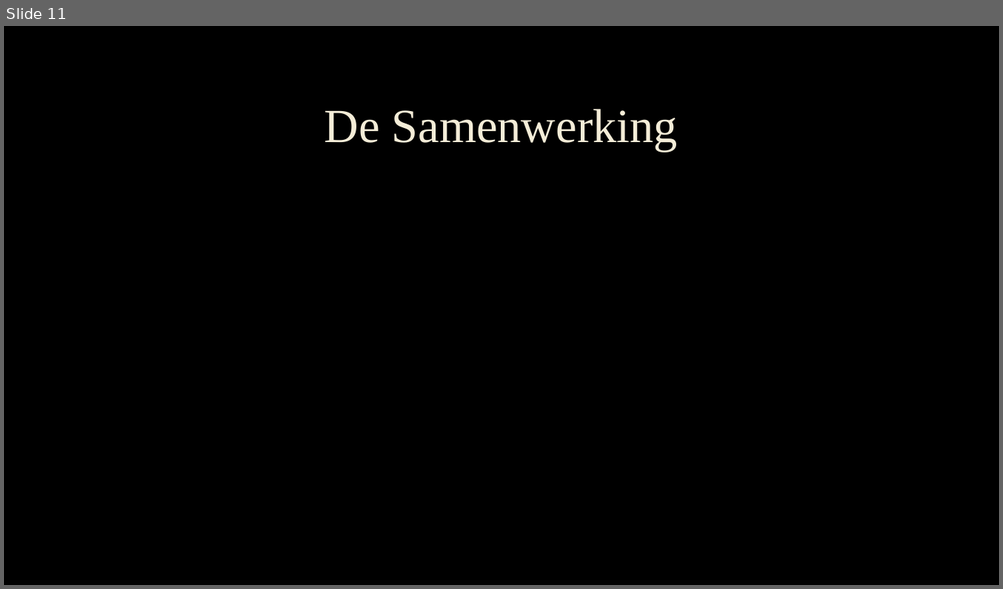
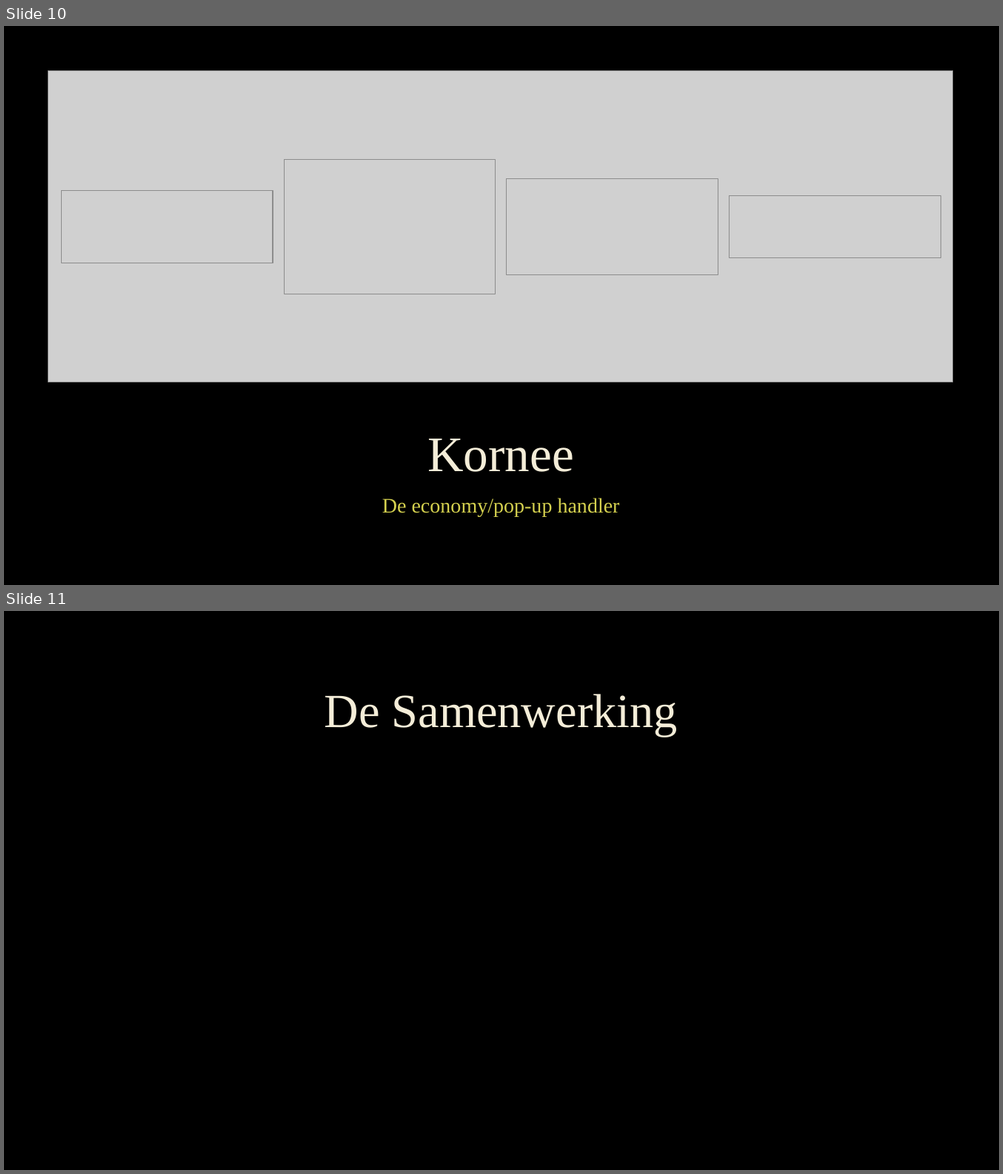
Before and after one commit to JustMeGameDev/Tower-defance, a slide deck: pptx.pptx. Shown one above the other, each under a label of ours: slide 11 before the commit, slides 10 and 11 after it. The pictures are 1003x589 and 1003x1174 pixels, drawn with LibreOffice and Linux fonts; fonts in the diff are those of the drawing; grey boxes stand for pictures; background and template pictures are left out. Boxes give left, top, right and bottom in pixels: in the first picture for what was removed or moved away, otherwise in the second. Text is boxed around its words. In the diff, an @@ line names an element or a change of style, - is before the commit and + after.

Commit message:
kornee

```diff
--- a/pptx.pptx
+++ b/pptx.pptx
@@ slide 10 added at (x1=4, y1=26, x2=999, y2=585), background picture (left out) @@
@@ picture added at (x1=48, y1=70, x2=952, y2=382) @@
@@ picture added at (x1=284, y1=159, x2=495, y2=295) @@
@@ picture added at (x1=506, y1=179, x2=718, y2=275) @@
@@ picture added at (x1=62, y1=190, x2=273, y2=264) @@
@@ picture added at (x1=729, y1=195, x2=941, y2=258) @@
@@ title added at (x1=427, y1=439, x2=574, y2=472), 48 pt, text #F4EDD8 @@
+Kornee
@@ text added at (x1=382, y1=498, x2=620, y2=517), 20 pt, text #D5D14F @@
+De economy/pop-up handler
```
Also in this commit, not shown: 3 slides changed, 1 slide removed, 1 other file.
